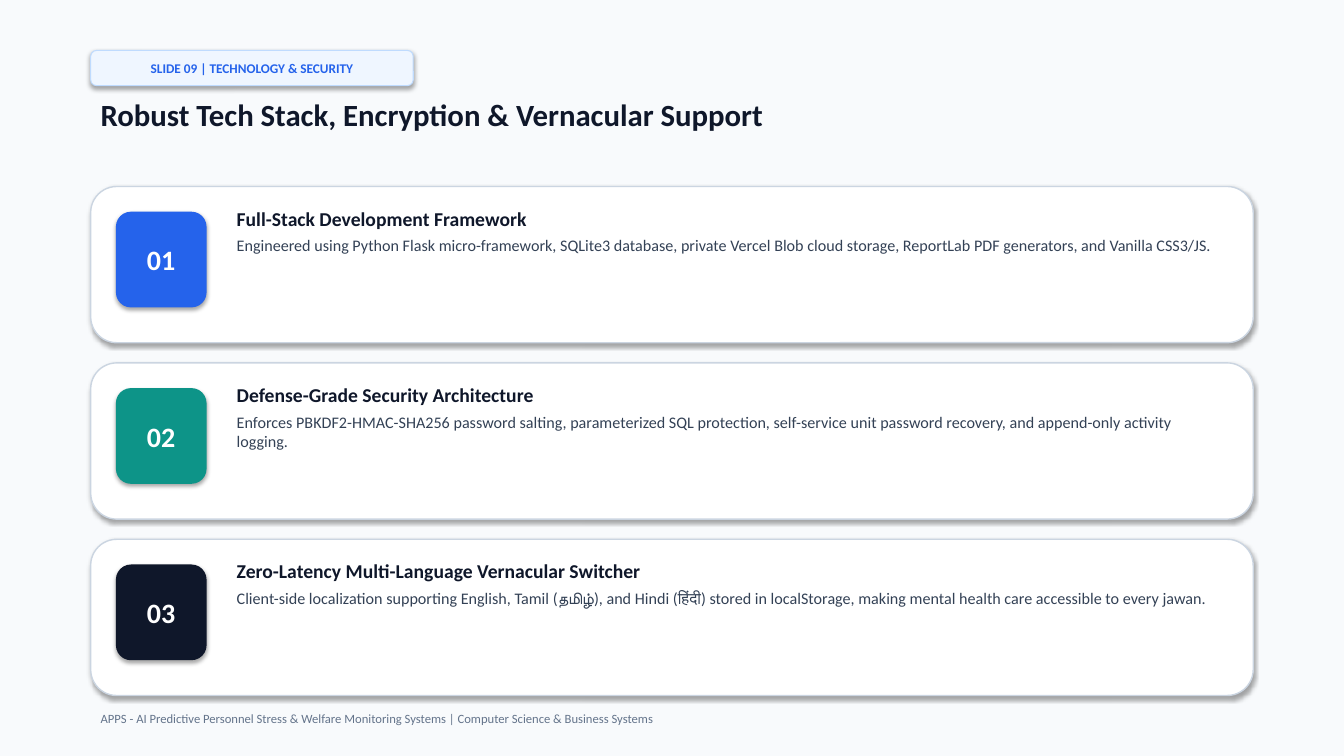
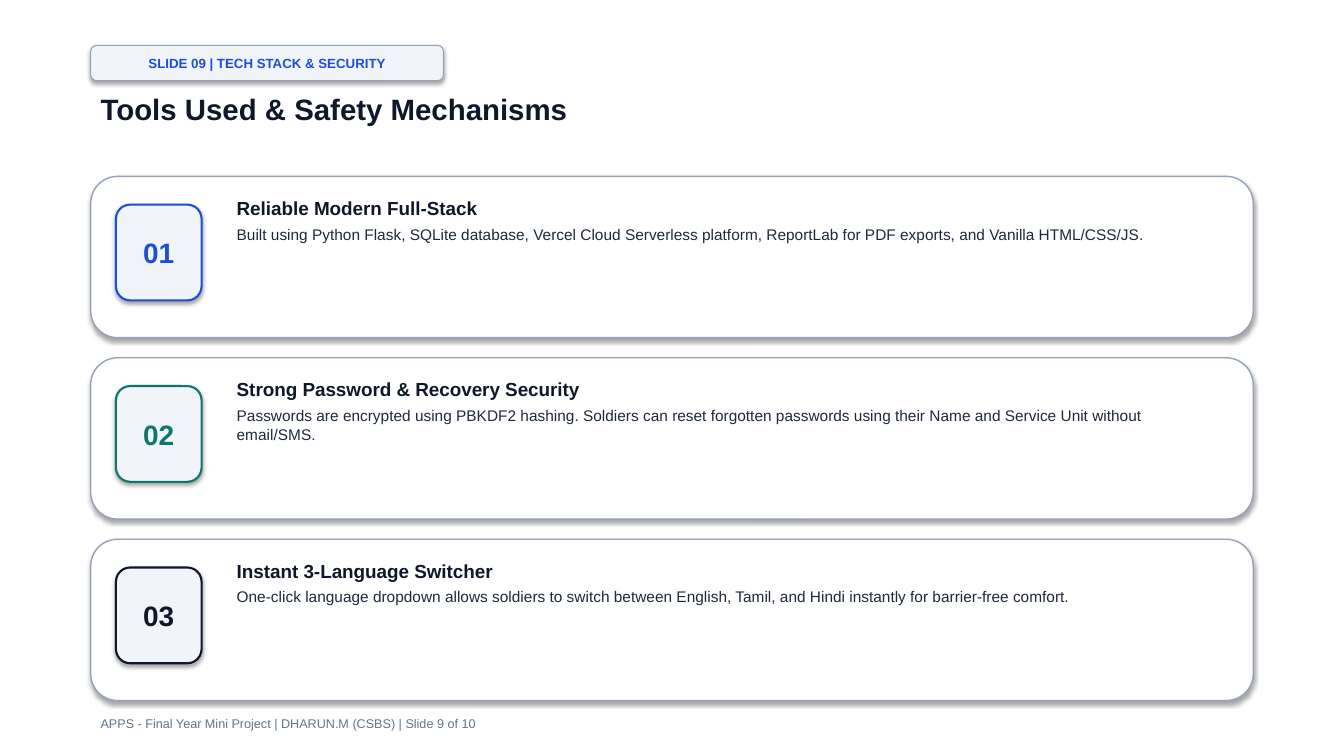
Before and after one commit to dharuntech275/APPS-, a slide deck: slide 9 of APPS_Mini_Project_Presentation.pptx. Drawn at 1344x756 pixels with LibreOffice and Linux fonts; fonts in the diff are those of the drawing. Boxes give left, top, right and bottom in pixels: in the first picture for what was removed or moved away, otherwise in the second. Text is boxed around its words. In the diff, an @@ line names an element or a change of style, - is before the commit and + after.

Commit message:
docs: update presentation with print-friendly clean white layout, simple English, and companion landscape printout PDF

```diff
--- a/APPS_Mini_Project_Presentation.pptx
+++ b/APPS_Mini_Project_Presentation.pptx
@@ rectangle at box(0, 0, 1344, 756): fill #F8FAFC to #FFFFFF @@
@@ rounded rectangle "SLIDE 09 | TECH STACK ...": place and size @@
-rounded rectangle "SLIDE 09 | TECH STACK ..." at box(91, 50, 413, 86)
+rounded rectangle "SLIDE 09 | TECH STACK ..." at box(91, 45, 444, 81)
@@ rounded rectangle "SLIDE 09 | TECH STACK ..." at box(91, 45, 444, 81): fill #EFF6FF to #F1F5F9; outline #BFDBFE 0.75 pt to #94A3B8 0.75 pt @@
@@ text in rounded rectangle at box(148, 58, 385, 68): text changed; font Calibri to Arial; text colour #2563EB to #1D4ED8 @@
-SLIDE 09 | TECHNOLOGY & SECURITY
+SLIDE 09 | TECH STACK & SECURITY
@@ text at box(101, 98, 567, 125): text changed; size 22 to 21 pt; font Calibri to Arial @@
-Robust Tech Stack, Encryption & Vernacular Support
+Tools Used & Safety Mechanisms
@@ outline #CBD5E1 1 pt to #94A3B8 1 pt in 3 elements at box(91, 358, 1253, 519), box(91, 539, 1253, 701), box(91, 176, 1253, 338) @@
@@ rounded rectangle: place and size @@
-rounded rectangle at box(91, 187, 1253, 343)
+rounded rectangle at box(91, 176, 1253, 338)
@@ rounded rectangle "01": place and size @@
-rounded rectangle "01" at box(116, 212, 207, 308)
+rounded rectangle "01" at box(116, 205, 202, 300)
@@ rounded rectangle "01" at box(116, 205, 202, 300): font Calibri to Arial, text colour #FFFFFF to #1D4ED8; fill #2563EB to #F1F5F9; outline none to #1D4ED8 1.5 pt @@
@@ text at box(237, 201, 1144, 243): text changed; size 11.5 to 11 pt; font Calibri to Arial; text colour #334155 to #1E293B @@
-Full-Stack Development Framework
-Engineered using Python Flask micro-framework, SQLite3 database, private Vercel Blob cloud storage, ReportLab PDF generators, and Vanilla CSS3/JS.
+Reliable Modern Full-Stack
+Built using Python Flask, SQLite database, Vercel Cloud Serverless platform, ReportLab for PDF exports, and Vanilla HTML/CSS/JS.
@@ rounded rectangle: place and size @@
-rounded rectangle at box(91, 363, 1253, 519)
+rounded rectangle at box(91, 358, 1253, 519)
@@ rounded rectangle "02": place and size @@
-rounded rectangle "02" at box(116, 388, 207, 484)
+rounded rectangle "02" at box(116, 386, 202, 482)
@@ rounded rectangle "02" at box(116, 386, 202, 482): font Calibri to Arial, text colour #FFFFFF to #0F766E; fill #0D9488 to #F1F5F9; outline none to #0F766E 1.5 pt @@
@@ text at box(237, 382, 1141, 440): text changed; size 11.5 to 11 pt; font Calibri to Arial; text colour #334155 to #1E293B @@
-Defense-Grade Security Architecture
-Enforces PBKDF2-HMAC-SHA256 password salting, parameterized SQL protection, self-service unit password recovery, and append-only activity logging.
+Strong Password & Recovery Security
+Passwords are encrypted using PBKDF2 hashing. Soldiers can reset forgotten passwords using their Name and Service Unit without email/SMS.
@@ rounded rectangle: place and size @@
-rounded rectangle at box(91, 539, 1253, 696)
+rounded rectangle at box(91, 539, 1253, 701)
@@ rounded rectangle "03": place and size @@
-rounded rectangle "03" at box(116, 565, 207, 660)
+rounded rectangle "03" at box(116, 568, 202, 663)
@@ rounded rectangle "03" at box(116, 568, 202, 663): font Calibri to Arial, text colour #FFFFFF to #0F172A; fill #0F172A to #F1F5F9; outline none to #0F172A 1.5 pt @@
@@ text at box(237, 564, 1069, 605): text changed; size 11.5 to 11 pt; font Calibri to Arial; text colour #334155 to #1E293B @@
-Zero-Latency Multi-Language Vernacular Switcher
-Client-side localization supporting English, Tamil (தமிழ்), and Hindi (हिंदी) stored in localStorage, making mental health care accessible to every jawan.
+Instant 3-Language Switcher
+One-click language dropdown allows soldiers to switch between English, Tamil, and Hindi instantly for barrier-free comfort.
@@ text at box(101, 719, 476, 731): text changed; font Calibri to Arial @@
-APPS - AI Predictive Personnel Stress & Welfare Monitoring Systems | Computer Science & Business Systems
+APPS - Final Year Mini Project | DHARUN.M (CSBS) | Slide 9 of 10
```
Also in this commit, not shown: 9 other slides changed, 3 other files.
